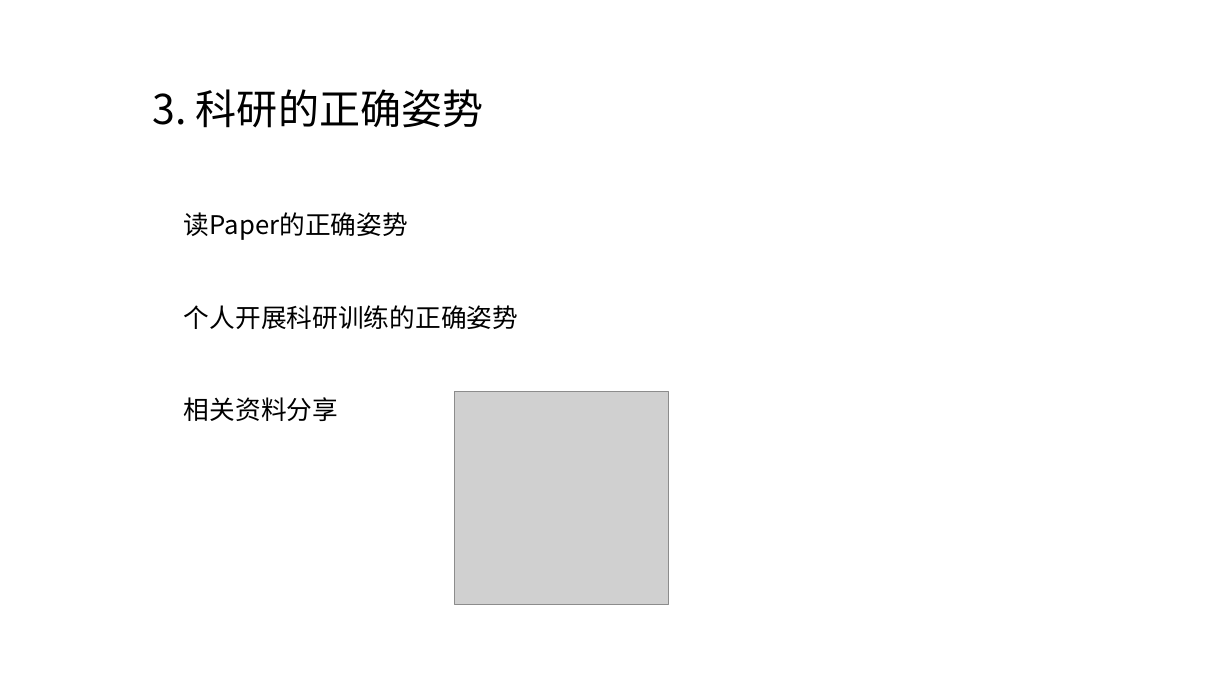
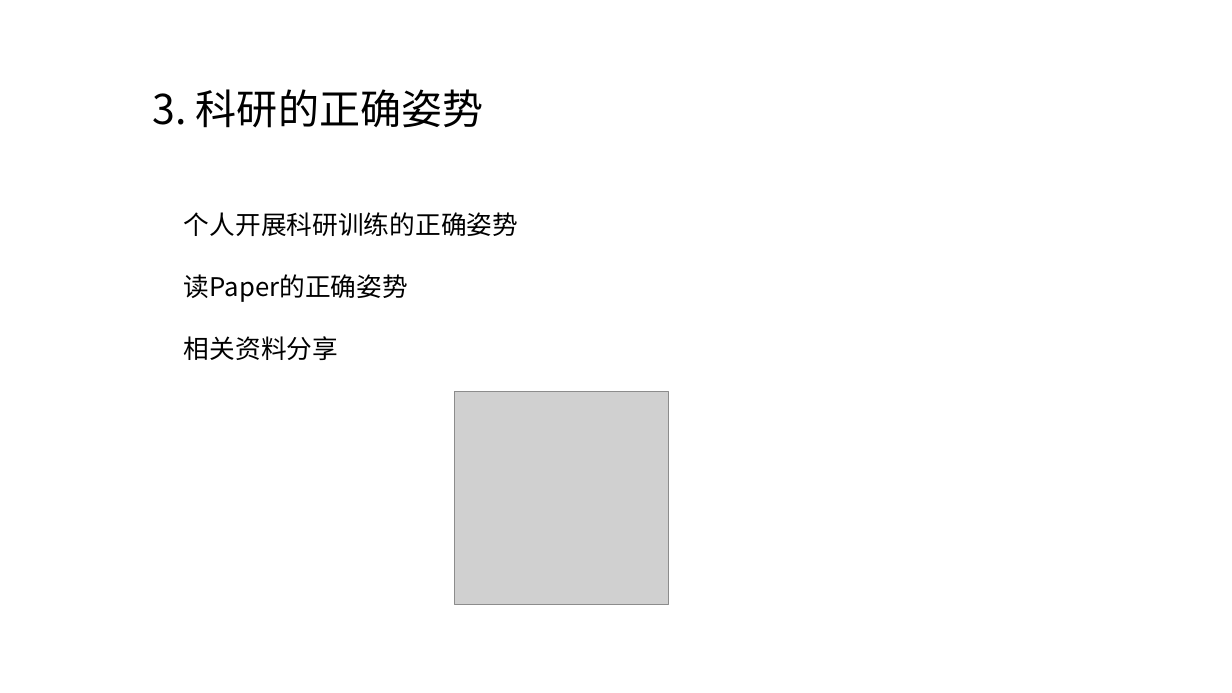
Before and after one commit to Yuziquan/MyUsefulData, a slide deck: slide 5 of Notebooks/Scientific Research Share/Scientific Research Share PPT.pptx. Drawn at 1232x693 pixels with LibreOffice and Linux fonts; fonts in the diff are those of the drawing; grey boxes stand for pictures. Boxes give left, top, right and bottom in pixels: in the first picture for what was removed or moved away, otherwise in the second. Text is boxed around its words. In the diff, an @@ line names an element or a change of style, - is before the commit and + after.

Commit message:
Add Scientific Research

```diff
--- a/Notebooks/Scientific Research Share/Scientific Research Share PPT.pptx
+++ b/Notebooks/Scientific Research Share/Scientific Research Share PPT.pptx
@@ text at <box>184,212,518,236</box>: paragraph added @@
+个人开展科研训练的正确姿势
@@ text at <box>184,305,518,329</box>: paragraph removed @@
-个人开展科研训练的正确姿势
```
